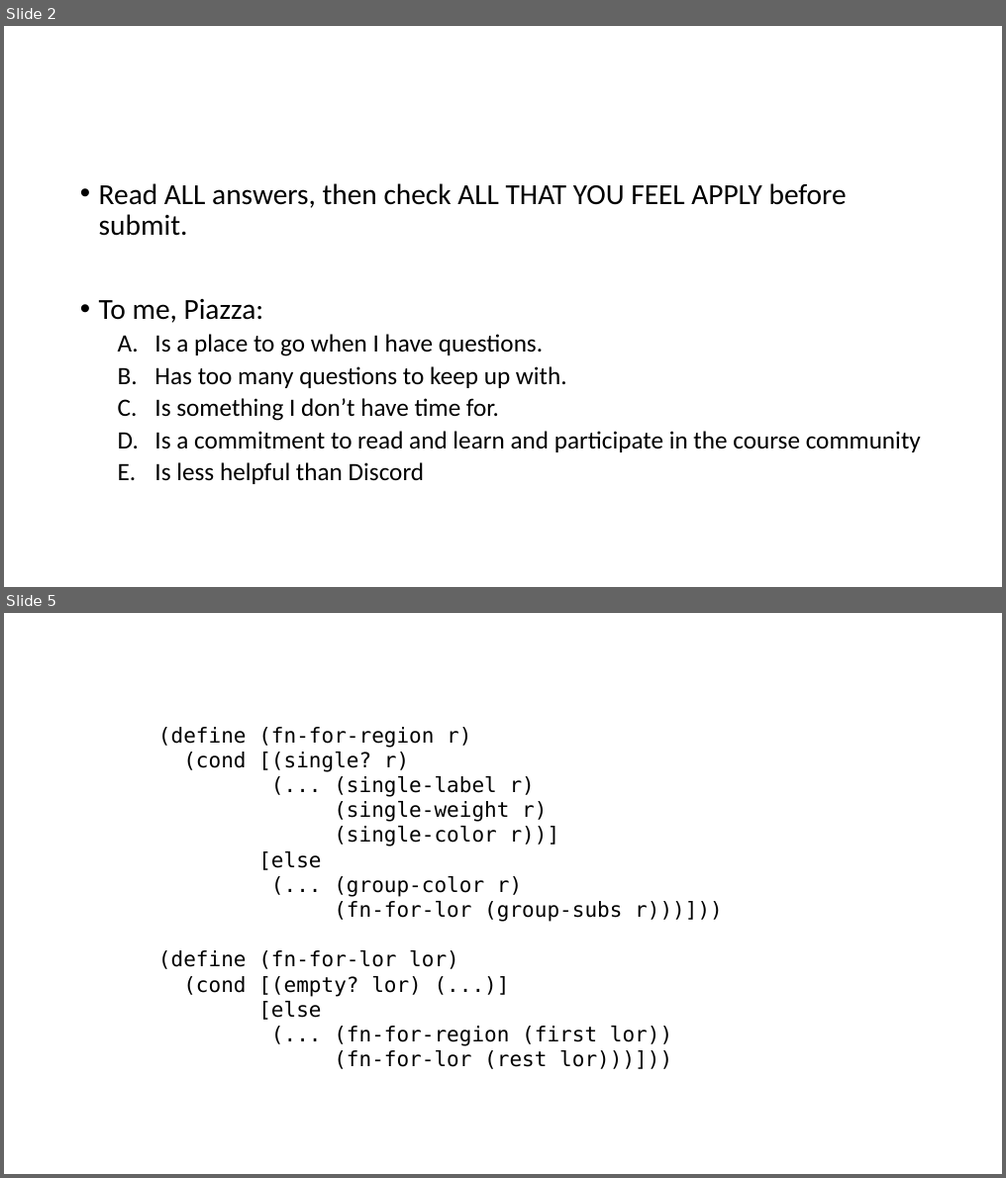
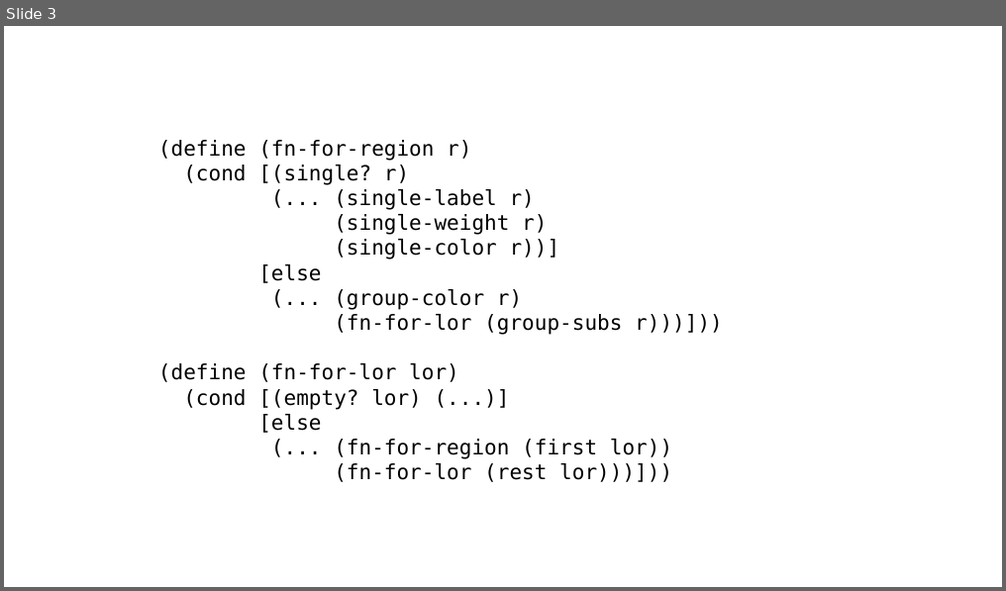
Before and after one commit to GregorKiczales/spd-materials, a slide deck: instructor/l11/lec11-pad.pptx. Shown one above the other, each under a label of ours: slides 2 and 5 before the commit, slide 3 after it; the slides between them are not shown. The pictures are 1006x1178 and 1006x591 pixels, drawn with LibreOffice and Linux fonts; fonts in the diff are those of the drawing. Boxes give left, top, right and bottom in pixels: in the first picture for what was removed or moved away, otherwise in the second. Text is boxed around its words. In the diff, an @@ line names an element or a change of style, - is before the commit and + after.

```diff
--- a/instructor/l11/lec11-pad.pptx
+++ b/instructor/l11/lec11-pad.pptx
@@ slide 2 removed at box(4, 26, 1002, 587), background #FFFFFF @@
@@ text removed at box(99, 183, 921, 484) @@
-• Read ALL answers, then check ALL THAT YOU FEEL APPLY before submit.
-• To me, Piazza:
-  A. Is a place to go when I have questions.
-  B. Has too many questions to keep up with.
-  C. Is something I don’t have time for.
-  D. Is a commitment to read and learn and participate in the course community
-  E. Is less helpful than Discord
@@ what was slide 5 is now slide 3 @@
```
Also in this commit, not shown: 3 slides changed, 1 slide added, 1 other slide removed, 8 other files.
